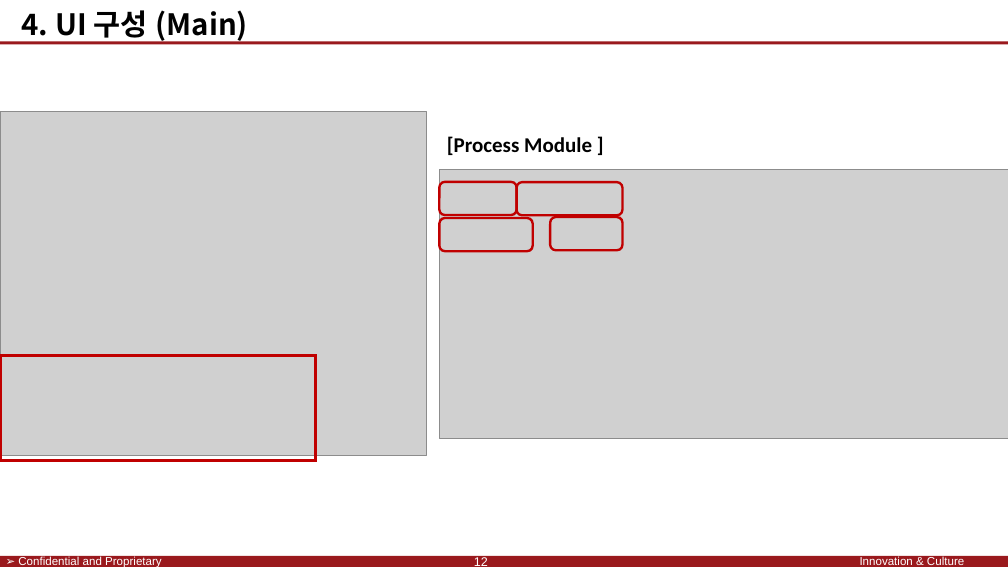
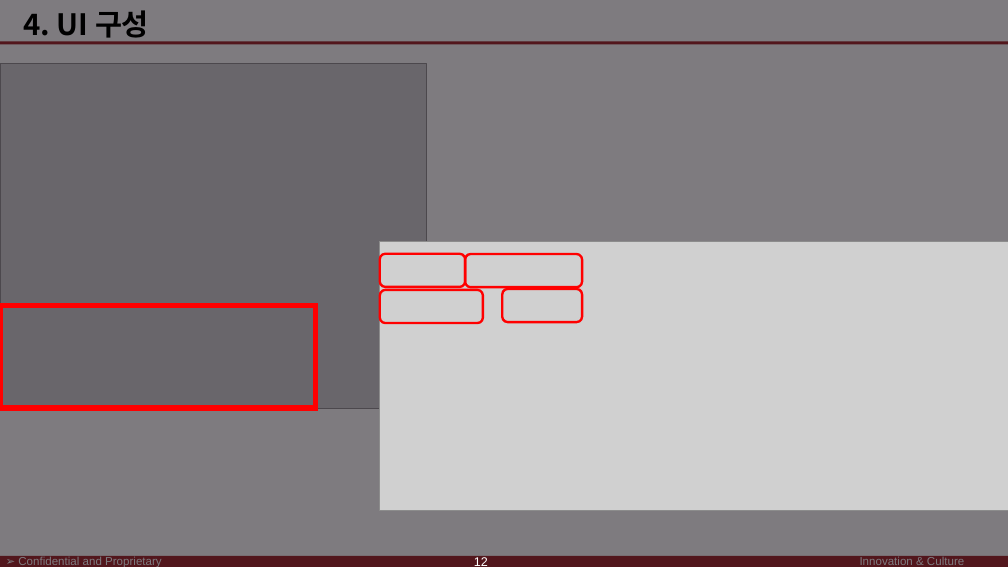
Before and after one commit to SaintSeong/JusungProject, a slide deck: slide 16 of A조 발표/A조 발표.pptx (slide 19 before the commit). Drawn at 1008x567 pixels with LibreOffice and Linux fonts; fonts in the diff are those of the drawing; grey boxes stand for pictures; background and template pictures are left out. Boxes give left, top, right and bottom in pixels: in the first picture for what was removed or moved away, otherwise in the second. Text is boxed around its words. In the diff, an @@ line names an element or a change of style, - is before the commit and + after.

```diff
--- a/A조 발표/A조 발표.pptx
+++ b/A조 발표/A조 발표.pptx
@@ rectangle added at bbox=[0, 0, 1008, 567], fill #1A141C at 56% opacity, outline #000000 0.75 pt @@
@@ text at bbox=[23, 10, 149, 43]: text changed @@
-4. UI 구성 (Main)
+4. UI 구성
@@ picture: place and size @@
-picture at bbox=[0, 111, 427, 455]
+picture at bbox=[0, 64, 427, 408]
@@ text removed at bbox=[447, 136, 592, 155] @@
-[Process Module ]
@@ picture: place and size @@
-picture at bbox=[439, 169, 1008, 439]
+picture at bbox=[380, 241, 1008, 510]
@@ rounded rectangle: place and size @@
-rounded rectangle at bbox=[439, 182, 516, 216]
+rounded rectangle at bbox=[380, 254, 465, 287]
@@ rounded rectangle: place and size @@
-rounded rectangle at bbox=[516, 182, 622, 216]
+rounded rectangle at bbox=[465, 254, 582, 287]
@@ outline #C00000 2.25 pt to #FF0000 2.25 pt in 4 elements at bbox=[502, 289, 582, 322], bbox=[465, 254, 582, 287], bbox=[380, 254, 465, 287], bbox=[380, 290, 482, 324] @@
@@ rounded rectangle: place and size @@
-rounded rectangle at bbox=[439, 218, 532, 251]
+rounded rectangle at bbox=[380, 290, 482, 324]
@@ rounded rectangle: place and size @@
-rounded rectangle at bbox=[551, 217, 623, 250]
+rounded rectangle at bbox=[502, 289, 582, 322]
@@ rectangle: place and size @@
-rectangle at bbox=[0, 355, 315, 461]
+rectangle at bbox=[0, 306, 315, 408]
@@ rectangle at bbox=[0, 306, 315, 408]: outline #C00000 3 pt to #FF0000 5 pt @@
```
Also in this commit, not shown: 15 other slides changed, 1 slide added, 4 slides removed.
